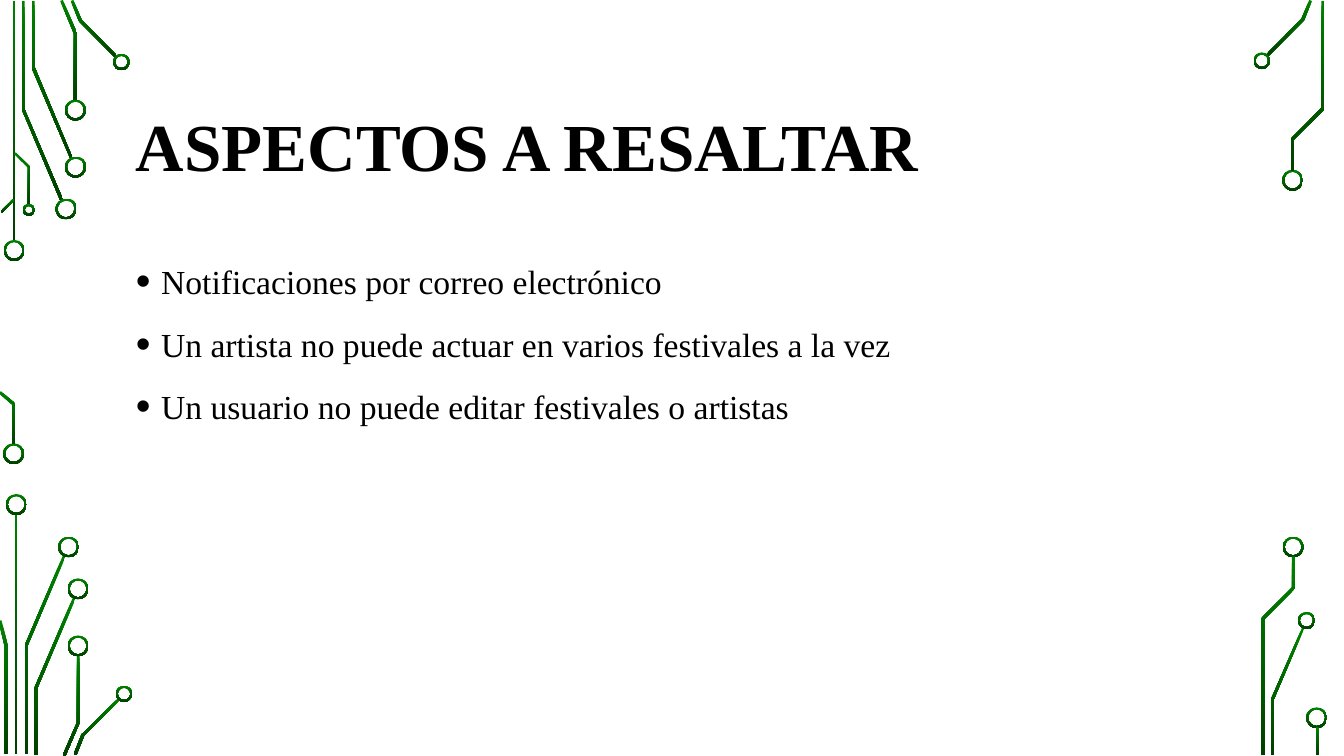
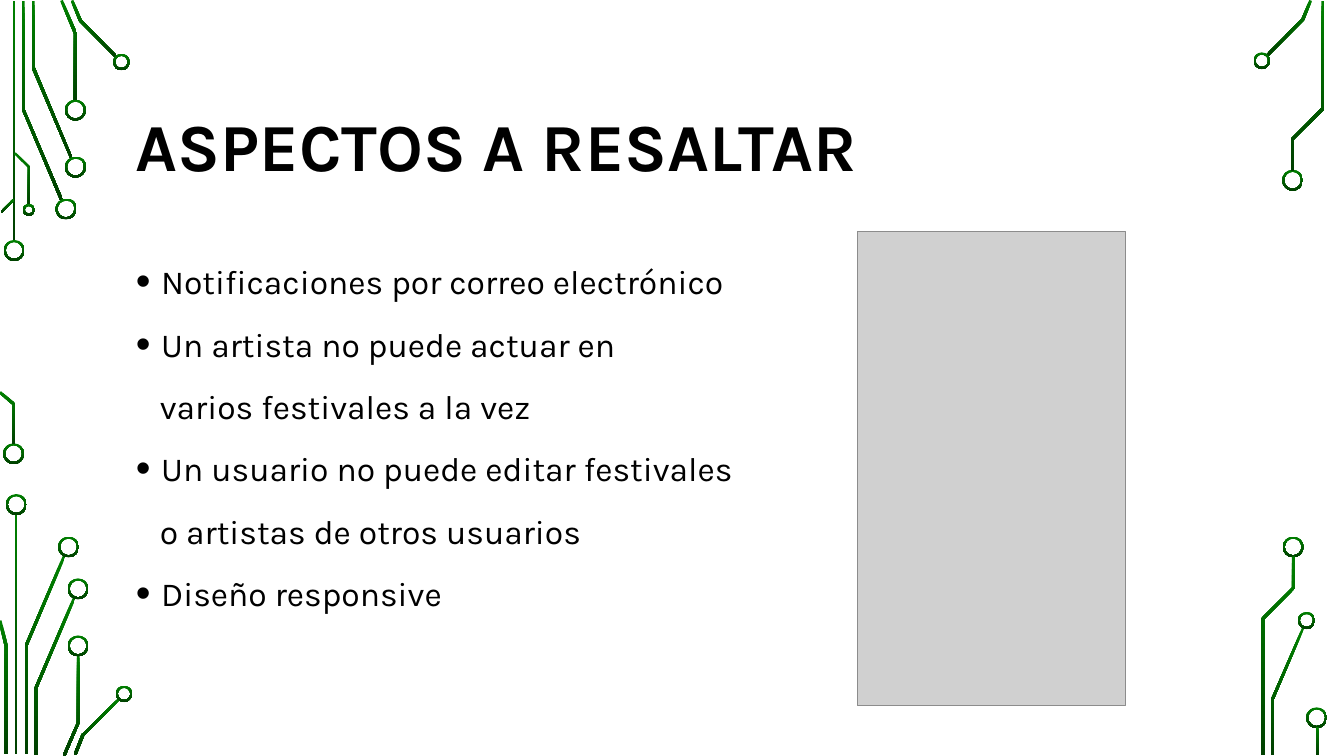
Before and after one commit to pavel-kalmykov-razgovorov/awiten-fests, a slide deck: slide 8 of doc/Presentación AWITEN FESTS.pptx. Drawn at 1344x756 pixels with LibreOffice and Linux fonts; fonts in the diff are those of the drawing; grey boxes stand for pictures; background and template pictures are left out. Boxes give left, top, right and bottom in pixels: in the first picture for what was removed or moved away, otherwise in the second. Text is boxed around its words. In the diff, an @@ line names an element or a change of style, - is before the commit and + after.

Commit message:
Presentación

```diff
--- a/doc/Presentación AWITEN FESTS.pptx
+++ b/doc/Presentación AWITEN FESTS.pptx
@@ title "ASPECTOS A RESALTAR" at bbox=[136, 126, 856, 172]: font Times New Roman to Karla @@
@@ picture added at bbox=[858, 231, 1126, 706] @@
@@ text at bbox=[161, 268, 723, 302]: font Times New Roman to Karla in "Notificaciones por correo electrónico" @@
@@ text at bbox=[160, 334, 733, 614]: text changed; font Times New Roman to Karla @@
-• Un artista no puede actuar en varios festivales a la vez
-• Un usuario no puede editar festivales o artistas de otros usuarios
+• Un artista no puede actuar en
+varios festivales a la vez
+• Un usuario no puede editar festivales
+o artistas de otros usuarios
+• Diseño responsive de otros usuarios
```
Also in this commit, not shown: 7 other slides changed, 1 slide added, 1 slide removed.
